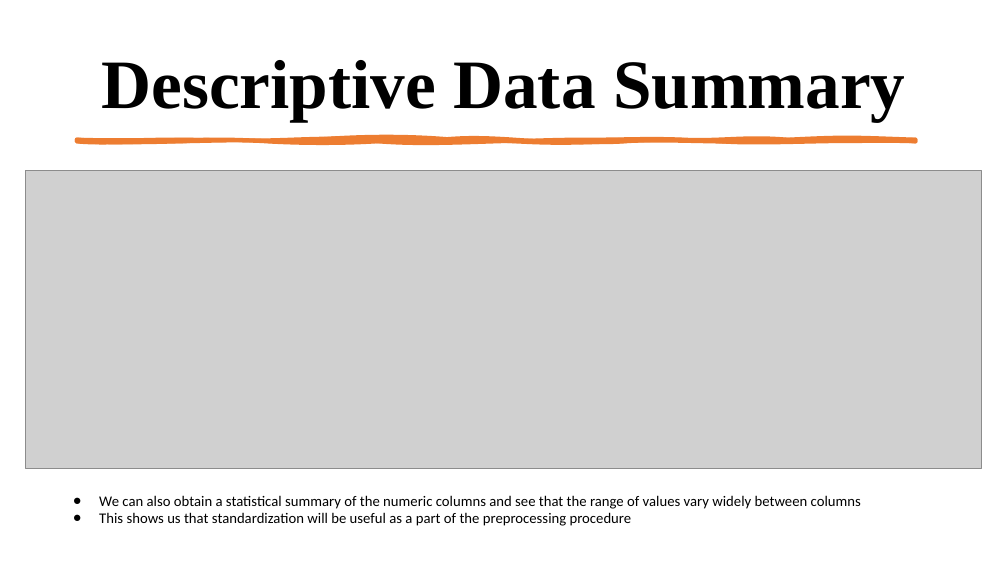
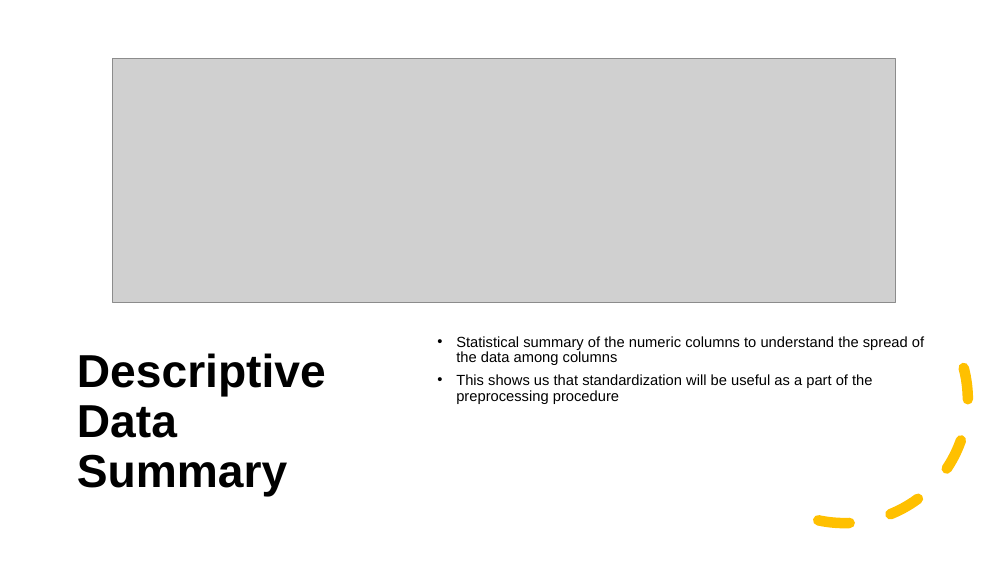
Before and after one commit to toyosi11/0.ProjectDataMiningFall2023, a slide deck: slide 4 of 10.05.2023.Data_Descriptive_Presentation.pptx (slide 5 before the commit). Drawn at 1008x567 pixels with LibreOffice and Linux fonts; fonts in the diff are those of the drawing; grey boxes stand for pictures. Boxes give left, top, right and bottom in pixels: in the first picture for what was removed or moved away, otherwise in the second. Text is boxed around its words. In the diff, an @@ line names an element or a change of style, - is before the commit and + after.

```diff
--- a/10.05.2023.Data_Descriptive_Presentation.pptx
+++ b/10.05.2023.Data_Descriptive_Presentation.pptx
@@ picture: place and size @@
-picture at (26, 171, 982, 469)
+picture at (113, 58, 895, 302)
@@ freeform shape removed at (76, 139, 916, 141) @@
@@ arc (boxed as its full ellipse) added at (694, 249, 995, 550), outline #FFC000 10 pt dashed @@
@@ text "Descriptive Data Summary": place and size @@
-text "Descriptive Data Summary" at (102, 60, 905, 122)
+text "Descriptive Data Summary" at (77, 353, 326, 496)
@@ text "Descriptive Data Summary" at (77, 353, 326, 496): size 66 to 44 pt, font Times New Roman to Arial; alignment centre to left; more space between paragraphs @@
@@ text "Statistical summary of the numeric ...": place and size @@
-text "Statistical summary of the numeric ..." at (99, 495, 861, 526)
+text "Statistical summary of the numeric ..." at (456, 336, 924, 404)
@@ text at (456, 336, 924, 365): text changed; font Calibri to Arial @@
-● We can also obtain a statistical summary of the numeric columns and see that the range of values vary widely between columns
+• Statistical summary of the numeric columns to understand the spread of the data among columns
@@ text at (456, 374, 872, 404): font Calibri to Arial in "This shows us that standardization will be ..."; bullet ● to •; line spacing 1 to 0.9; more space between paragraphs @@
```
Also in this commit, not shown: 11 other slides changed, 2 other files.
